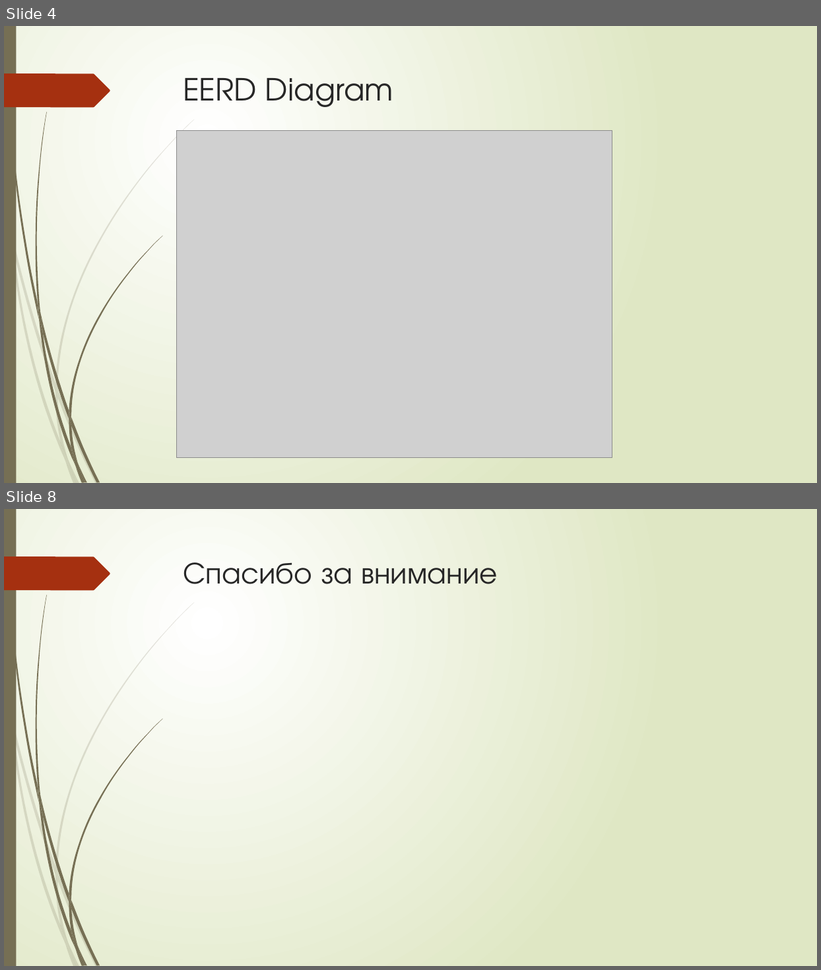
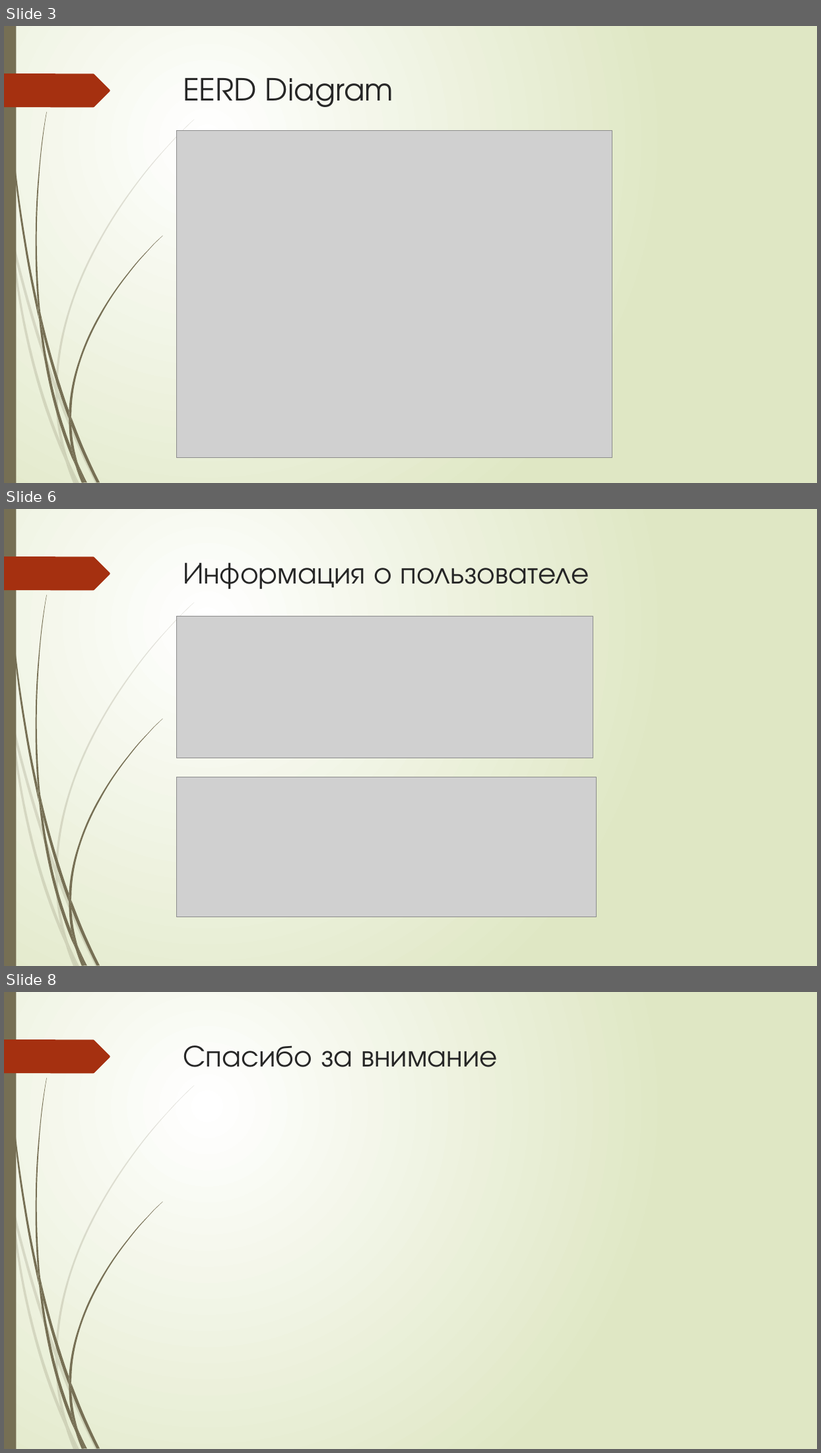
Before and after one commit to NikitaMasalov/MouthProjectt, a slide deck: Презентация Microsoft PowerPoint (2).pptx. Shown one above the other, each under a label of ours: slides 4 and 8 before the commit, slides 3, 6 and 8 after it; the slides between them are not shown. The pictures are 821x970 and 821x1453 pixels, drawn with LibreOffice and Linux fonts; fonts in the diff are those of the drawing; grey boxes stand for pictures. Boxes give left, top, right and bottom in pixels: in the first picture for what was removed or moved away, otherwise in the second. Text is boxed around its words. In the diff, an @@ line names an element or a change of style, - is before the commit and + after.

```diff
--- a/Презентация Microsoft PowerPoint (2).pptx
+++ b/Презентация Microsoft PowerPoint (2).pptx
@@ slide 6 added at (4,509,817,966), background gradient #FFFFFF to #DFE8C4; not listed: 24 template elements that a slide beside it also shows @@
@@ title added at (183,562,589,589), 36 pt, text #262626 @@
+Информация о пользователе
@@ picture added at (177,617,593,758) @@
@@ picture added at (177,778,597,917) @@
@@ what was slide 4 is now slide 3 @@
```
Also in this commit, not shown: 1 slide changed, 3 other slides added, 4 slides removed.
